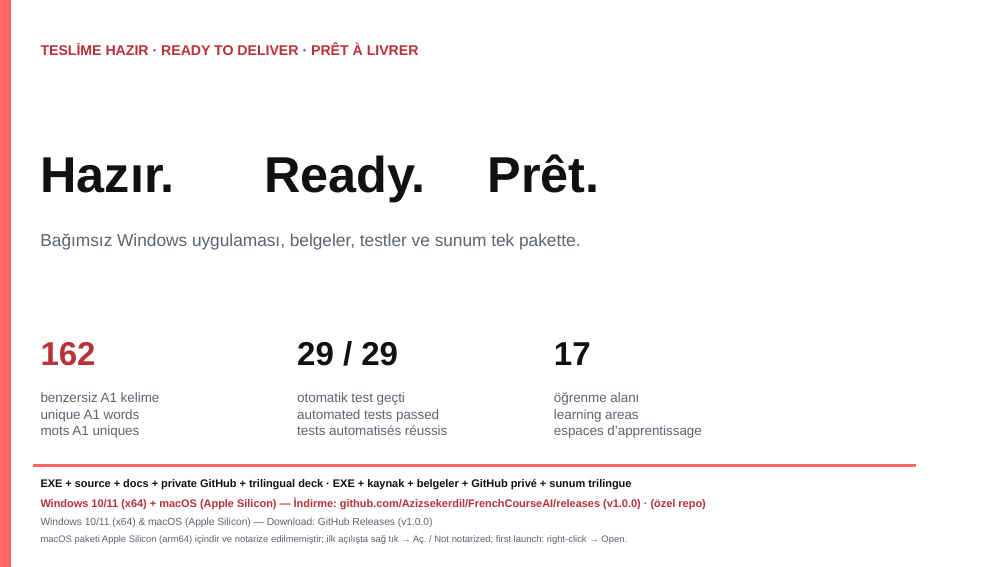
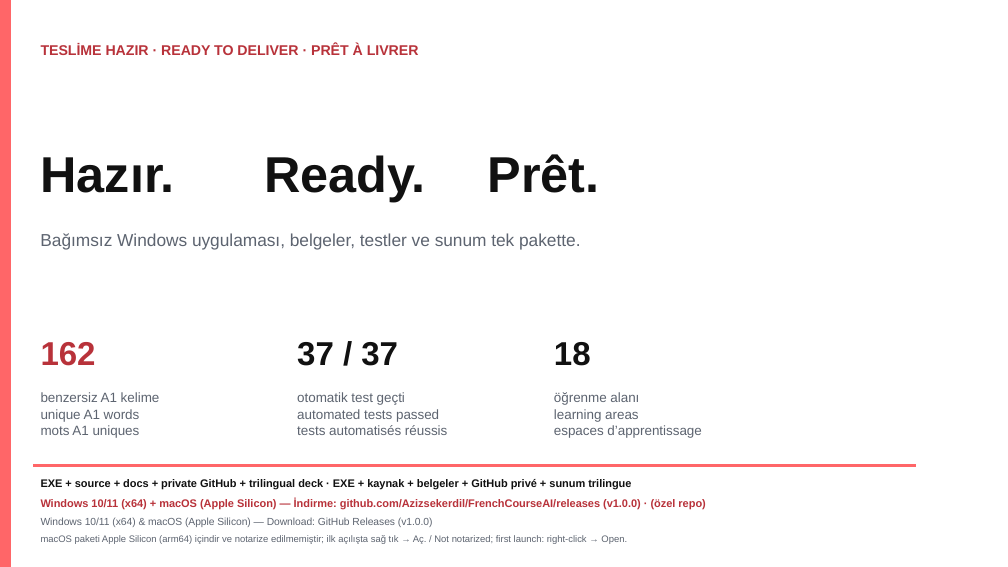
Before and after one commit to Azizsekerdil/FrenchCourseAI, a slide deck: slide 6 of docs/presentation/French-Course-AI-Trilingual.pptx. Drawn at 1008x567 pixels with LibreOffice and Linux fonts; fonts in the diff are those of the drawing. Boxes give left, top, right and bottom in pixels: in the first picture for what was removed or moved away, otherwise in the second. Text is boxed around its words. In the diff, an @@ line names an element or a change of style, - is before the commit and + after.

```diff
--- a/docs/presentation/French-Course-AI-Trilingual.pptx
+++ b/docs/presentation/French-Course-AI-Trilingual.pptx
@@ text at (297, 342, 398, 366): text changed @@
-29 / 29
+37 / 37
@@ text at (554, 342, 591, 366): text changed @@
-17
+18
```
Also in this commit, not shown: 3 other slides changed, 13 other files.
